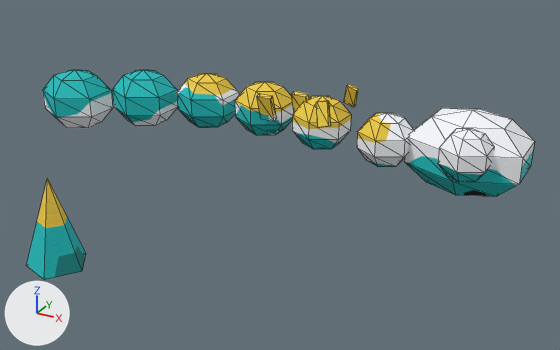
What one commit did to the glTF model server/src/main/resources/public/models/life/sea-serpent.glb.
Camera for both pictures: a camera (50 mm lens) standing at (1.99, -3.3, 1.57) and looking at (0.4, -0.4, 0.12). The lights are fixed; the arrows at lower left show +X, +Y and +Z. The first picture is the older version. Mesh edges are drawn as thin lines. Vertices at exactly the same position are counted once.

The first picture shows 'serpent_body'.
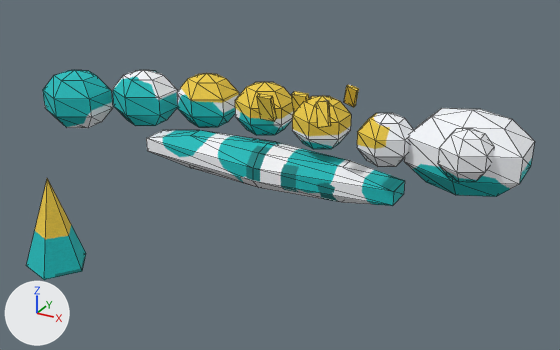
Pixel boxes (x1, y1, x2, y2) of what changed, in the pictures (560 x 350 px):
part 1 of me_serpent_body, added
    after: (146, 130, 405, 206)
part 2 of me_serpent_body, surface changed
    both: (34, 70, 534, 276)

Diff of the bpy script that builds the scene:
```diff
--- a/server/src/main/resources/public/models/life/sea-serpent.glb.py
+++ b/server/src/main/resources/public/models/life/sea-serpent.glb.py
@@ me_serpent_body @@
 # used by ob_serpent_body; location = (0.0, 0.0, 0.0)
-me_serpent_body.from_pydata(...)  # 254 vertices, 452 faces; spans x -1.38..1.42, y -1.55..0.37, z -0.06..0.44
+me_serpent_body.from_pydata(...)  # 280 vertices, 500 faces; spans x -1.38..1.42, y -1.55..0.37, z -0.16..0.44
+# me_serpent_body part 1: a new loose piece, a UV sphere (6 segments, 5 rings, poles along z) spanning x -0.64..0.84, y -0.15..0.15, z -0.16..0.08, in mat_serpent_body_mat
+# me_serpent_body part 2: 444 kept faces spanning x -1.38..1.42, y -1.55..0.37, z -0.06..0.43 get new texture (UV) coordinates
 me_serpent_body.materials.append(mat_serpent_body_mat)
```
